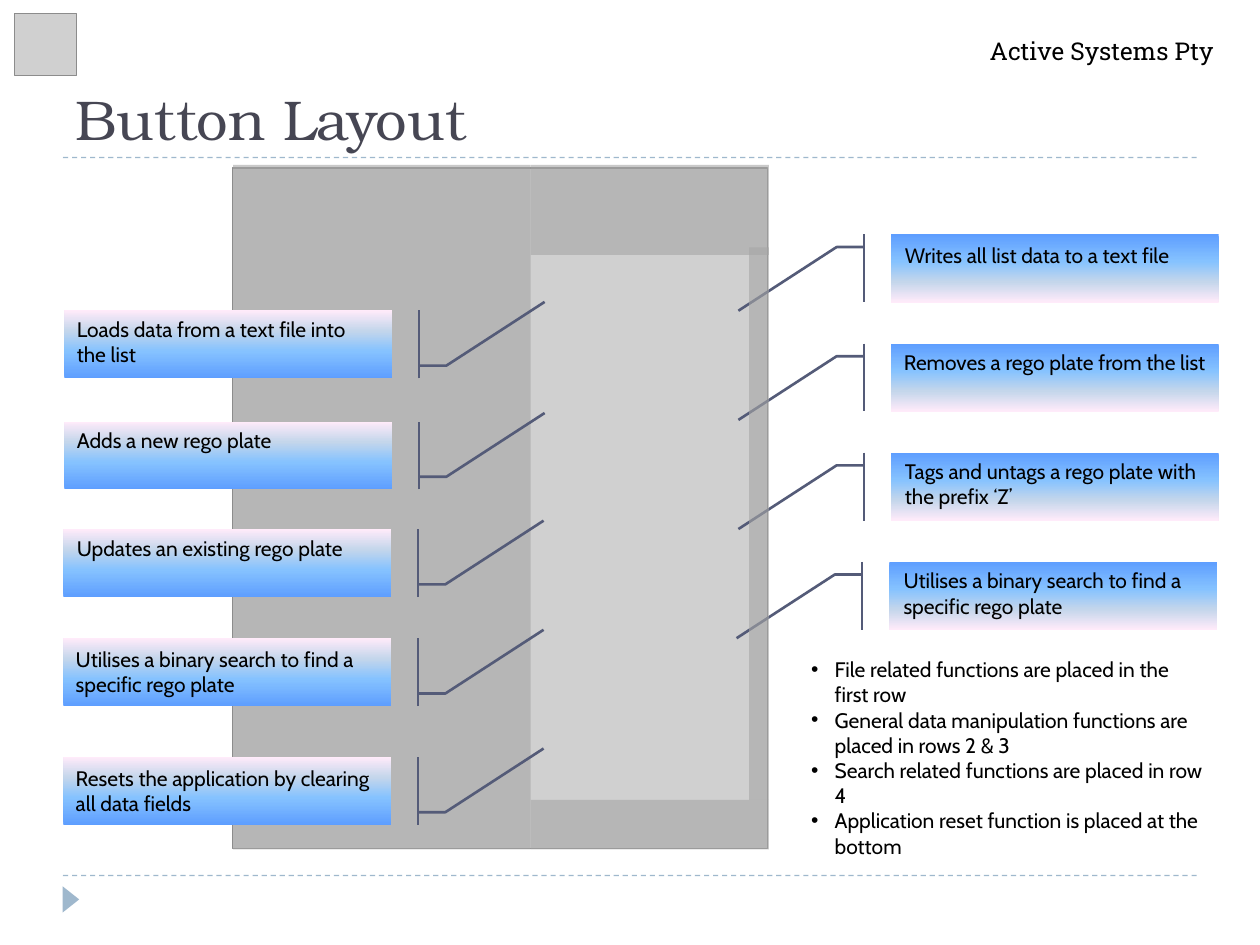
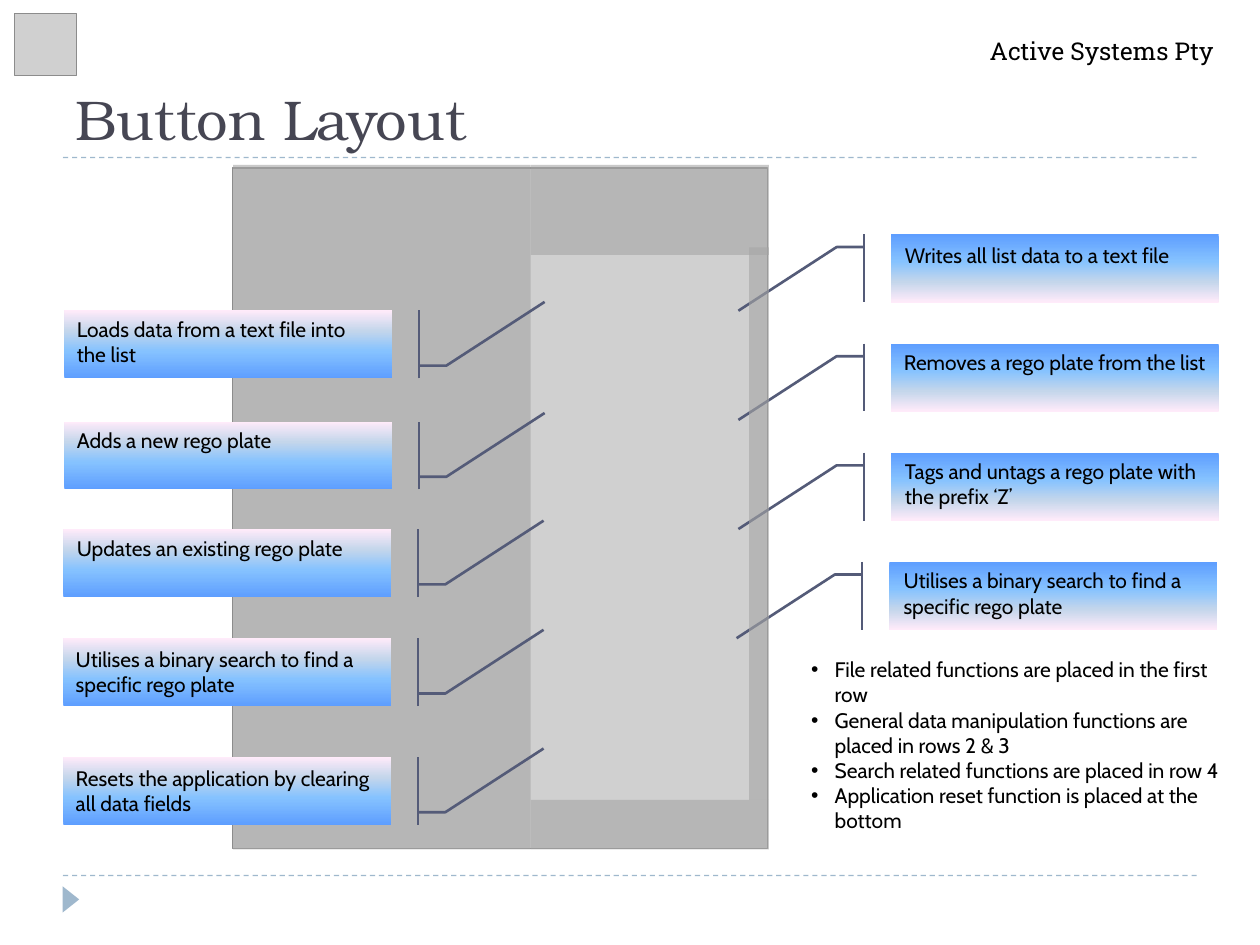
Before and after one commit to Kwatson-1/Vehicle-Registration-Manager, a slide deck: slide 2 of Active Systems Pty Training Material.pptx. Drawn at 1260x945 pixels with LibreOffice and Linux fonts; fonts in the diff are those of the drawing; grey boxes stand for pictures. Boxes give left, top, right and bottom in pixels: in the first picture for what was removed or moved away, otherwise in the second. Text is boxed around its words. In the diff, an @@ line names an element or a change of style, - is before the commit and + after.

```diff
--- a/Active Systems Pty Training Material.pptx
+++ b/Active Systems Pty Training Material.pptx
@@ text "File related functions are placed ..." rewrapped from [835, 661, 1202, 855] to [835, 661, 1219, 829] @@
```
Also in this commit, not shown: 3 other slides changed.
